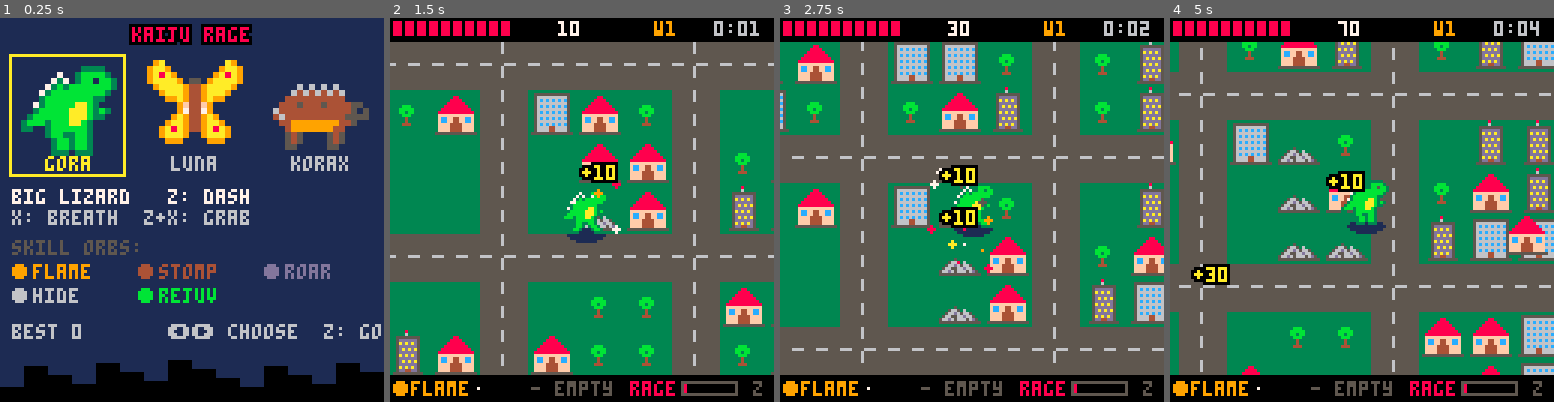
Above: before the commit, frames 1-4 (left to right).
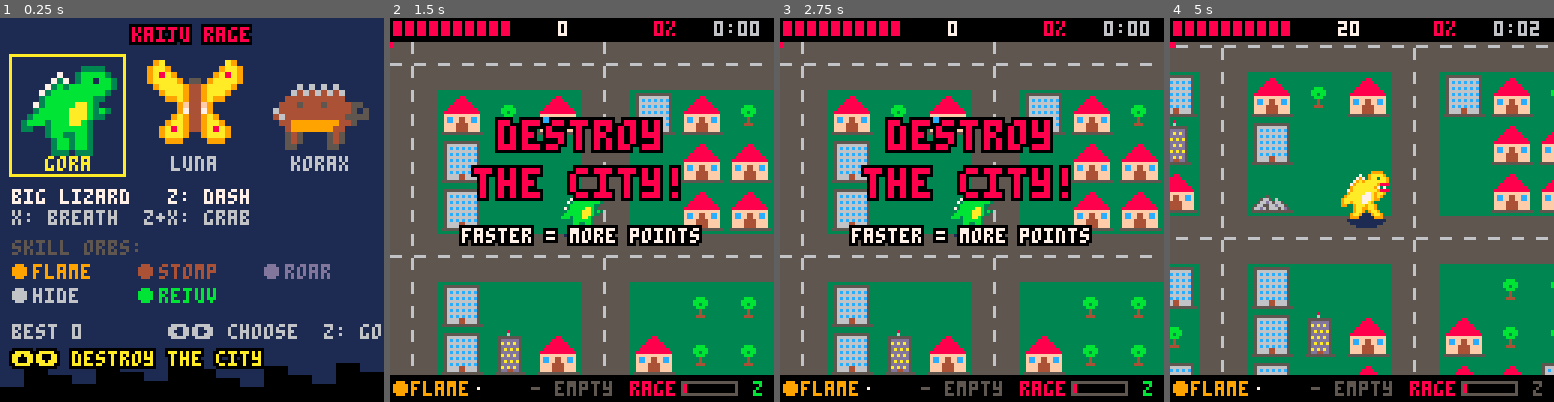
Above: after the commit, the same moments.

Repository: shalone86/games
Game: PICO-8 cartridge kaiju/rage.p8
Two runs of this game, one before a commit and one after it. Both use one fixed random seed, a clock stepped at 60 frames per second and the inputs below.
Inputs:
- Up to frame 1 (0.25 s): no input
- Up to frame 2 (1.5 s): tap X (X key) at 0.33, 1.07 s; tap O (Z key) at 0.7 s
- Up to frame 3 (2.75 s): hold Right 1.6-2.1 s; tap O (Z key) at 1.7, 2.1, 2.5 s; tap X (X key) at 1.85 s; hold Up 2.15-2.42 s; hold Right from 2.47 s (still down)
- Up to frame 4 (5 s): tap O (Z key) every 0.4 s from 2.9 to 4.9 s; tap X (X key) at 2.97, 4.08 s; release Right at 3.03 s; hold Left 3.08-3.58 s; hold Down 3.63-3.97 s; hold Right 4.02-4.68 s; hold Up from 4.73 s (still down)

The runs differ from the first frame. In frame 1, 2.9% of the frame differs, in the area x 2-69%, y 85-92%; in frame 2, 48%; in frame 3, 65%, in the area x 0-100%, y 0-99%; in frame 4, 55%.

Commit message:
Kaiju Rage: destroy-the-city and survive-the-waves modes, boss
Two modes picked on the title: destroy half the city (destruction bar,
time bonus) or survive 8 waves (big wave counter, bonus per wave, boss
in wave 8). Each starts with its goal in big letters. The rival grows
every wave; the final one is a 2x boss with 200 hp and 3-way fire.
Best scores per kaiju per mode. Test drivers slimmed to fit the
token limit; the runner only adds shot() when used.

Co-Authored-By: Claude Opus 5.5 <noreply@anthropic.com>

Diff:
--- a/kaiju/rage.p8
+++ b/kaiju/rage.p8
@@ -16,7 +16,9 @@
 
 cartdata("sdcason_kaiju_rage")
 world=384
-st,sel="title",1
+-- gm: 1 destroy the city,
+--     2 survive the waves
+st,sel,gm="title",1,1
 -- buildings, by kind+1:
 -- tree, house, office, tower
 bhp=split"1,1,3,6"
@@ -35,6 +37,10 @@
 function _update()
  if st=="title" then upd_title()
  elseif st=="play" then upd_play()
+ elseif st=="intro" then
+  -- the big goal message
+  it-=1
+  if it<=0 then st="play" end
  else
   ot+=1 upd_fx()
   if ot>45 and (btnp(4) or btnp(5)) then st="title" end
@@ -48,6 +54,7 @@
 function upd_title()
  if btnp(0) then sel-=1 sfx(8) end
  if btnp(1) then sel+=1 sfx(8) end
+ if btnp(2) or btnp(3) then gm=3-gm sfx(8) end
  sel=(sel-1)%#roster+1
  if btnp(4) or btnp(5) then start() end
 end
@@ -55,6 +62,8 @@
 function start()
  pk=roster[sel]
  make_city()
+ -- destroy mode: wreck half
+ goal,nd=flr(nb*.5),0
  k={x=world/2,y=world/2,vx=0,vy=0,
   fx=1,fy=0,face=1,fr=0,z=0,
   hp=pk.hp,mhp=pk.hp,inv=0,en=60,bl=0,
@@ -65,19 +74,24 @@
   sl={pk.sk[1]},lv={1,0},tm={0,0}}
  ens,shots,fx,pops,drops,objs,clouds,bolts={},{},{},{},{},{},{},{}
  score,tm,secs,shake,stop,bt,flash=0,0,0,0,0,0,0
- spawn_t,wave,rt,rival,nr,fin,dm=60,1,750,nil,0,0,1
+ spawn_t,wave,rt,rival,dm=60,1,750,nil,1
  cx,cy=k.x-64,k.y-64
- st="play"
+ st,it="intro",75
  music(0,0,3)
 end
 
 function over(w)
  st,ot,won="over",0,w
  music(-1) sfx(w and 9 or 2)
- if w then score=min(score+100,32000)
+ -- destroy: the faster, the
+ -- more points. survive: a
+ -- bonus for beating the boss
+ if w then score=min(score+(gm==1 and max(0,300-secs)*5 or 100),32000)
  else boom(k.x,k.y-8,40) end
- best=dget(sel)
- if score>best then dset(sel,score) end
+ -- best scores: slots 4-6
+ -- destroy, 7-9 survive
+ best=dget(sel+gm*3)
+ if score>best then dset(sel+gm*3,score) end
 end
 
 -- x hold: breath
@@ -279,7 +293,7 @@
  -- gr: the building on each
  -- 16x16 lot, so we only ever
  -- look at the ones nearby
- gr={}
+ gr,nb={},0
  for bx=0,world-1,64 do
   for by=0,world-1,64 do
    for i=0,2 do
@@ -288,6 +302,7 @@
      local kd=r<.25 and 0 or r<.6 and 1 or r<.85 and 2 or 3
      if r<.93 and dist(x+8,y+8,world/2,world/2)>40 then
       gr[x\16+y\16*24]={x=x,y=y,k=kd,hp=bhp[kd+1],fl=0}
+      if kd>0 then nb+=1 end
      end
     end
    end
@@ -329,7 +344,11 @@
  boom(b.x+8,b.y+8,b.k*4+3)
  shake=max(shake,b.k)
  sfx(b.k<2 and 10 or 2)
- if b.k>0 then drop(b.x+8,b.y+8,b.k>1 and .2 or .06) end
+ if b.k>0 then
+  drop(b.x+8,b.y+8,b.k>1 and .2 or .06)
+  nd+=1
+  if gm==1 and nd>=goal and st=="play" then over(true) end
+ end
 end
 
 -- hurt every building and
@@ -369,10 +388,16 @@
    wave+=1
    -- and a skill orb near you
    add(drops,{x=k.x+rnd(48)-24,y=k.y+rnd(48)-24,o=orb()})
-   if wave==8 then
-    fin=3
-    for i=1,3 do spawn(5) end
-    banner("final wave: mechs!")
+   if gm==2 then
+    -- surviving a wave pays
+    addscore(500,k.x,k.y-20)
+    if wave==8 then
+     if rival then del(ens,rival) end
+     spawn(6)
+     banner("final wave","beat the boss!")
+    else
+     banner("wave "..wave,8-wave.." waves left")
+    end
    else
     banner("wave "..wave)
    end
@@ -581,10 +606,15 @@
  end
  if kd==6 then
   -- the rival is another
-  -- kaiju, stronger each time
+  -- kaiju, tougher each wave.
+  -- the last wave of survive:
+  -- a giant boss
   e.rk=sel%#roster+1
-  e.hp=20+nr*10 e.mhp=e.hp
-  rival=e nr+=1
+  e.boss=gm==2 and wave==8
+  e.hp=e.boss and 200 or 10+wave*10
+  e.mhp=e.hp
+  if e.boss then e.w=4 end
+  rival=e
   banner("a rival kaiju!")
  end
  add(ens,e)
@@ -672,24 +702,35 @@
 -- away and heal; come back
 -- at 70%
 function rival_ai(e,d,a)
- if e.hp<e.mhp*.3 then e.run=true end
- if e.hp>=e.mhp*.7 then e.run=false end
- local s=.7
+ -- faster + harder hitting
+ -- every wave. bosses never run
+ local s,p=.6+wave*.04,1+wave\3
+ if not e.boss then
+  if e.hp<e.mhp*.3 then e.run=true end
+  if e.hp>=e.mhp*.7 then e.run=false end
+ end
  if e.run and e.dz==0 then
-  a+=.5 s=.9 e.hp+=.04
+  a+=.5 s+=.2 e.hp+=.04
  end
  if d>12 or e.run then
   e.x+=cos(a)*s e.y+=sin(a)*s
  end
  e.face=sgn(k.x-e.x)
  if not e.run and e.cd<=0 and e.dz==0 then
-  if d<14 and k.z==0 then
-   hurt(2) push(e,14) e.cd=45 sfx(10)
-  elseif d<64 then
-   for i=0,3 do
-    add(shots,{x=e.x+cos(a)*i*6,y=e.y+sin(a)*i*6,dx=cos(a)*2.5,dy=sin(a)*2.5,t=40,c=8,d=1})
+  if d<10+e.w*2 and k.z==0 then
+   hurt(p) push(e,14) e.cd=45 sfx(10)
+  elseif d<48+e.w*8 then
+   -- fire! bosses breathe
+   -- three ways at once
+   for j=-1,1 do
+    if e.boss or j==0 then
+     local b=a+j*.07
+     for i=0,3 do
+      add(shots,{x=e.x+cos(b)*i*6,y=e.y+sin(b)*i*6,dx=cos(b)*2.5,dy=sin(b)*2.5,t=40,c=8,d=p})
+     end
+    end
    end
-   e.cd=150 sfx(1)
+   e.cd=max(50,150-wave*12) sfx(1)
   end
  end
  -- it tramples small things
@@ -712,10 +753,7 @@
   rival,rt=nil,600
   add(drops,{x=e.x,y=e.y,o=orb()})
   banner("rival beaten!")
- end
- if e.k==5 and wave==8 then
-  fin-=1
-  if fin<=0 then over(true) end
+  if e.boss then over(true) end
  end
 end
 
@@ -826,7 +864,14 @@
  if n>=10 then add(pops,{x=x,y=y,t=30,s="+"..n}) end
 end
 
-function banner(s) bn,bt=s,60 end
+-- s2: a big message with s2
+-- underneath
+function banner(s,s2) bn,bn2,bt=s,s2,s2 and 75 or 60 end
+
+function clock()
+ local s=secs
+ return s\60 ..":"..(s%60<10 and "0" or "")..s%60
+end
 
 function pts(s) return s<1 and "0" or flr(s).."0" end
 
@@ -981,10 +1026,11 @@
  if e.fl>0 then white()
  elseif e.k==6 then tint(purple) end
  if e.k==6 then
-  kspr(roster[e.rk].sp+flr(t()*4)%2*2,e.x-8,e.y-8,e.face<0)
+  local f,h=roster[e.rk].sp+flr(t()*4)%2*2,w*4
+  sspr(f%16*8,f\16*8,16,16,e.x-h,e.y-h,h*2,h*2,e.face<0)
   pal()
-  line(e.x-8,e.y-11,e.x+8,e.y-11,2)
-  line(e.x-8,e.y-11,e.x-8+16*e.hp/e.mhp,e.y-11,e.run and 12 or 8)
+  line(e.x-h,e.y-h-3,e.x+h,e.y-h-3,2)
+  line(e.x-h,e.y-h-3,e.x-h+2*h*e.hp/e.mhp,e.y-h-3,e.run and 12 or 8)
  else
   local s=et[e.k][1]
   if e.k==2 then s+=t()*10%2
@@ -1031,9 +1077,19 @@
   rectfill(i*4-3,1,i*4-1,5,i<=k.hp+.99 and 8 or 2)
  end
  print(pts(score),56,1,7)
- print("w"..wave,88,1,9)
- local s=secs
- print(s\60 ..":"..(s%60<10 and "0" or "")..s%60,108,1,6)
+ if gm==1 then
+  -- how wrecked the city is
+  print(flr(nd/goal*100).."%",88,1,8)
+  rectfill(0,8,127*min(nd/goal,1),9,8)
+ else
+  print("w"..wave.."/8",86,1,9)
+ end
+ print(clock(),108,1,6)
+ if rival and rival.boss then
+  print("boss",2,11,8)
+  rect(20,11,125,15,2)
+  rectfill(21,12,21+103*rival.hp/rival.mhp,14,8)
+ end
 
  -- arrow to the rival when
  -- it's off the screen
@@ -1073,18 +1129,31 @@
 
  if k.held then print("throw: z or x",38,112,10) end
  if bt>0 then
-  bt-=1 oprint(bn,64-#bn*2,30,10)
+  bt-=1
+  if bn2 then
+   oprint("\^w\^t"..bn,64-#bn*4,24,10)
+   oprint(bn2,64-#bn2*2,40,7)
+  else
+   oprint(bn,64-#bn*2,30,10)
+  end
+ end
+ if st=="intro" then
+  local a,b,c=unpack(split(gm==1 and "destroy,the city!,faster = more points" or "survive,8 waves!,longer = more points"))
+  oprint("\^w\^t"..a,64-#a*4,34,8)
+  oprint("\^w\^t"..b,64-#b*4,50,8)
+  oprint(c,64-#c*2,70,7)
  end
 end
 
 function drw_over()
  rectfill(20,40,107,84,0)
  rect(20,40,107,84,won and 11 or 8)
- local m=won and "city conquered!" or "rampage over"
+ local m=won and (gm==1 and "city destroyed!" or "boss beaten!") or "rampage over"
  oprint(m,64-#m*2,44,won and 11 or 8)
  print("score "..pts(score),36,54,7)
  print("best  "..pts(max(best,score)),36,62,6)
- if score>best then print("new best!",46,70,10) end
+ if score>best then print("new!",88,62,10) end
+ print(gm==1 and "time "..clock() or "wave "..wave.." of 8",36,70,9)
  if ot>45 then print("z: menu",50,77,6) end
 end
 
@@ -1112,7 +1181,8 @@
   circfill(x+2,y+2,2,s.c)
   print(s.n,x+7,y,s.c)
  end
- print("best "..pts(dget(sel)),4,102,6)
+ print("best "..pts(dget(sel+gm*3)),4,102,6)
+ oprint("\148\131 "..(gm==1 and "destroy the city" or "survive 8 waves"),4,111,10)
  print("\139\145 choose  z: go",56,102,6)
 end
 __gfx__
--- a/kaiju/rage_shots.lua
+++ b/kaiju/rage_shots.lua
@@ -1,31 +1,8 @@
--- screenshots of kaiju rage.
--- run: python3 tools/smoke.py kaiju/rage.p8 kaiju/rage_shots.lua
+-- screenshots (kept tiny: the cart is near the token limit)
 frames(2) shot("r_title")
--- gora breathing, with flame + stomp, big enemies around
-sel=1 start() wave=6
-k.sl={1,2} k.lv={2,1}
-for i=1,6 do spawn(pick()) end spawn(3) spawn(4) spawn(5)
-for e in all(ens) do e.x,e.y=k.x+rnd(100)-50,k.y+rnd(90)-50 end
-press(1) frames(20) press(1,5) frames(12) k.inv=0 shot("r_gora")
--- a skill orb prompt + rage meter half full
-k.rage=20 press() add(drops,{x=k.x,y=k.y,o=5}) frames(2) shot("r_swap")
--- rage mode
-k.rage=35 add(drops,{x=k.x+1,y=k.y,s=41}) frames(14) shot("r_rampage")
-press(1,5) frames(20) shot("r_rage2") press()
--- luna leaping with spores + zap, a rival nearby
-sel=2 start() k.sl={7,8} k.lv={3,2}
-rt=1 frames(2) rival.x,rival.y=k.x+40,k.y-10
-for i=1,5 do spawn(1) end
-press(2) frames(20) press(4) frames(8) press(1) frames(20) shot("r_luna")
--- korax holding a building, rival fleeing off screen
-sel=3 start() k.sl={11,15} k.lv={2,2}
-k.held,k.hw=10,2
-rt=1 frames(2) rival.x,rival.y=k.x-120,k.y+20 rival.hp=5 rival.run=true
-spawn(5) spawn(3) for e in all(ens) do if e.k!=6 then e.x,e.y=k.x+30+rnd(20),k.y-20+rnd(30) end end
-press(3) frames(25) k.inv=0 shot("r_korax")
--- final wave + win
-k.hp=99 wave=7 secs=274 tm=29 frames(3)
-for e in all(ens) do if e.k==5 then e.x,e.y=k.x+rnd(80)-40,k.y+rnd(60)-40 end end
-frames(30) k.inv=0 shot("r_final")
-for e in all(ens) do if e.k==5 then e.hp=.1 hit(e.x,e.y,4,1,true) end end
-frames(50) shot("r_win")
+gm=1 start() frames(20) shot("r_intro1")
+press(1,5) frames(150) shot("r_destroy")
+gm=2 sel=3 start() frames(20) shot("r_intro2")
+k.hp=99 secs=49 tm=29 press(2) frames(20) shot("r_wave")
+wave=7 secs=174 tm=29 frames(40) rival.x,rival.y=k.x+36,k.y-10 frames(25) shot("r_boss")
+rival.hp=1 hit(rival.x,rival.y,9,9,true) frames(50) shot("r_win")
--- a/kaiju/rage_sim.lua
+++ b/kaiju/rage_sim.lua
@@ -1,28 +1,15 @@
--- a bot plays 3.5 minutes per kaiju (can't die) to check the pacing:
--- when the 2nd skill slot fills, how many orbs and rage modes happen.
--- run: python3 tools/smoke.py kaiju/rage.p8 kaiju/rage_sim.lua
-for c=1,#roster do
- sel=c start()
- local slot2,orbs,rages,lastw,wt=nil,0,0,1,""
- for f=1,30*210 do
-  -- walk toward the nearest drop, else wander; breathe now and then
+-- a bot plays whole games (it can't die) to check the pacing:
+-- how long each mode takes and how often rage mode goes off.
+-- run: python3 tools/smoke.py kaiju/rage.p8 kaiju/rage_sim.lua 300
+for m=1,2 do for c=1,3 do
+ sel,gm=c,m start() local r=0
+ for f=1,7000 do
   local tx,ty=k.x+cos(f/400)*60,k.y+sin(f/530)*60
-  local bd=999
-  for d in all(drops) do local dd=dist(d.x,d.y,k.x,k.y) if dd<bd then bd,tx,ty=dd,d.x,d.y end end
-  local b={}
-  if tx<k.x-2 then add(b,0) elseif tx>k.x+2 then add(b,1) end
-  if ty<k.y-2 then add(b,2) elseif ty>k.y+2 then add(b,3) end
-  if f%90<30 then add(b,5) end
-  if f%70==0 then add(b,4) end
-  press(unpack(b))
-  local no,rg=#drops,k.rg
-  k.hp=k.mhp
-  frames(1)
-  if k.rg>rg then rages+=1 end
-  if not slot2 and k.sl[2] then slot2=secs end
-  if wave!=lastw then lastw=wave wt=wt.." w"..wave.."@"..secs end
-  if st!="play" then break end
+  for d in all(drops) do tx,ty=d.x,d.y end
+  press(tx<k.x and 0 or 1,ty<k.y and 2 or 3,f%90<30 and 5 or 9)
+  k.hp=k.mhp local g=k.rg frames(1)
+  if k.rg>g then r+=1 end
+  if st=="over" then break end
  end
- printh(roster[c].n..": slot 2 at "..tostr(slot2).."s, rage modes "..rages..", skills "..sk[k.sl[1]].n..k.lv[1].."/"..sk[k.sl[2]].n..k.lv[2]..", state "..st..", score "..score)
- printh("  "..wt)
-end
+ printh(m.." "..roster[c].n.." "..clock().." rage "..r.." won "..tostr(won).." "..pts(score))
+end end
--- a/kaiju/rage_smoke.lua
+++ b/kaiju/rage_smoke.lua
@@ -1,50 +1,11 @@
--- plays kaiju rage headless.
--- run: python3 tools/smoke.py kaiju/rage.p8 kaiju/rage_smoke.lua
-frames(3)
-for c=1,#roster do
- sel=c start()
- -- chord grab, then throw
- local b=bump(k.x+12,k.y)
- press(4,5) frames(2) printh(roster[c].n.." held after z+x: "..tostr(k.held))
- press() frames(2)
- -- a held thing: any button throws
- if not k.held then k.held,k.hw=32,1 end
- press(5) frames(1) press() frames(1)
- printh("  thrown: "..#objs.." objs, held="..tostr(k.held))
- -- z tap = dash/leap
- press() frames(5) press(4) frames(3) press() frames(2)
- printh("  z move: dash="..k.dash.." fly="..k.fly)
- frames(60)
- -- x hold = breath
- press(1,5) frames(20) printh("  breath len="..k.bl.." en="..k.en)
- -- orbs: a second skill, then a swap prompt
- press() frames(15)
- add(drops,{x=k.x,y=k.y,o=roster[c].sk[3]}) frames(2)
- add(drops,{x=k.x,y=k.y,o=roster[c].sk[1]}) frames(2)
- printh("  slots "..sk[k.sl[1]].n..k.lv[1].."/"..sk[k.sl[2]].n..k.lv[2])
- add(drops,{x=k.x,y=k.y,o=roster[c].sk[4]}) frames(2)
- printh("  new orb pushes out the weaker: "..sk[k.sl[1]].n..k.lv[1].."/"..sk[k.sl[2]].n..k.lv[2])
- -- rage meter
- k.rage=35 add(drops,{x=k.x,y=k.y,s=41}) frames(2)
- printh("  rampage frames="..k.rg)
- -- every skill at level 3 for a while
- for j=1,5,2 do
-  k.sl={roster[c].sk[j],roster[c].sk[j+1] or roster[c].sk[1]} k.lv={3,3} k.tm={0,0}
-  local pats={{0},{1,5},{2,4},{3},{0,2}}
-  for i=1,10 do press(unpack(pats[i%5+1])) k.inv=99 frames(20) end
- end
- -- rival
- rt=1 frames(2) printh("  rival: "..tostr(rival!=nil))
- rival.x,rival.y=k.x+30,k.y k.inv=0
- for i=1,40 do press(1,5) frames(5) if st!="play" then break end end
- printh("  rival hp="..(rival and rival.hp or "beaten").." run="..tostr(rival and rival.run))
- -- late waves + final
- k.hp=99 k.mhp=99 wave=5 secs=249 tm=29 frames(2) printh("  wave "..wave)
- for i=1,30 do press(i%4,5) k.inv=99 frames(10) end
- local n={0,0,0,0,0,0} for e in all(ens) do n[e.k]+=1 end
- printh("  enemies by kind: "..n[1].." "..n[2].." "..n[3].." "..n[4].." "..n[5].." "..n[6])
- wave=7 secs=274 tm=29 frames(2) printh("  wave "..wave.." fin="..fin)
- for e in all(ens) do if e.k==5 then e.hp=.1 hit(e.x,e.y,4,1,true) end end
- printh("  state "..st.." won="..tostr(won).." score="..score)
- press(4) frames(60) press() frames(5)
-end
+-- every kaiju in both modes: grab, breath, z move, orbs,
+-- rage, late waves, then a win (city / boss).
+-- (kept tiny: the cart is near the token limit)
+for c=1,3 do for m=1,2 do
+ sel,gm=c,m start() frames(80)
+ press(4,5) frames(2) press(1,5) frames(30) press(4) frames(3) press() frames(20)
+ k.rage=35 add(drops,{x=k.x,y=k.y,s=41}) add(drops,{x=k.x,y=k.y,o=pk.sk[3]}) frames(60)
+ k.hp=99 wave=7 secs=174 tm=29 frames(30)
+ if m==1 then nd=goal-1 hit(k.x,k.y,60,9) else rival.hp=1 hit(rival.x,rival.y,9,9,true) end
+ frames(5) printh(c.." "..m.." "..st.." "..tostr(won).." "..pts(score))
+end end
Not shown, changed: kaiju/RAGE.md
